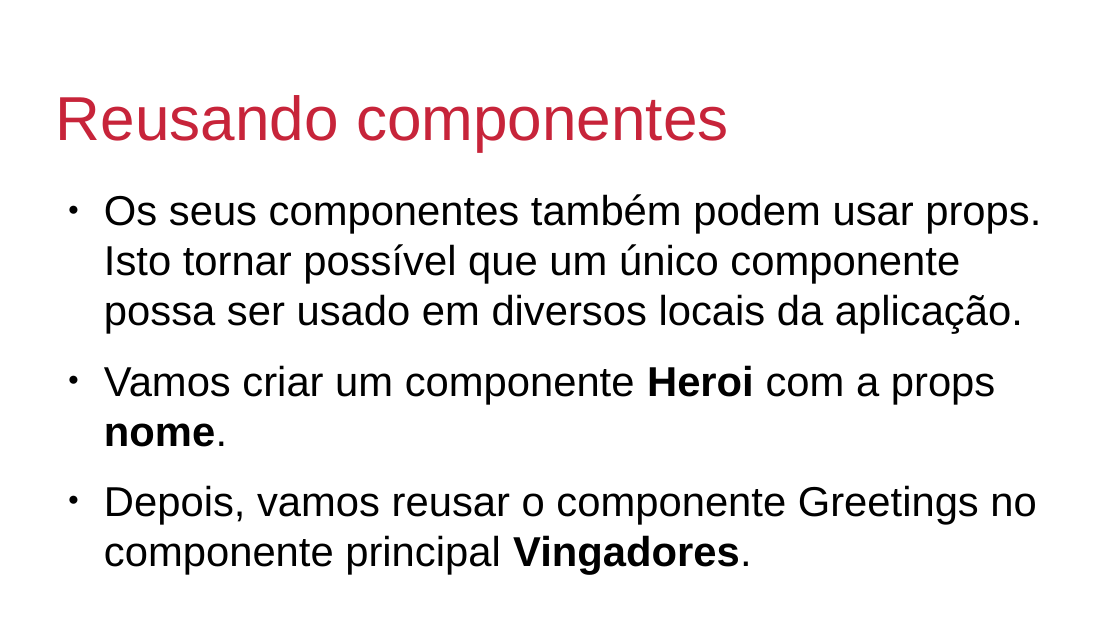
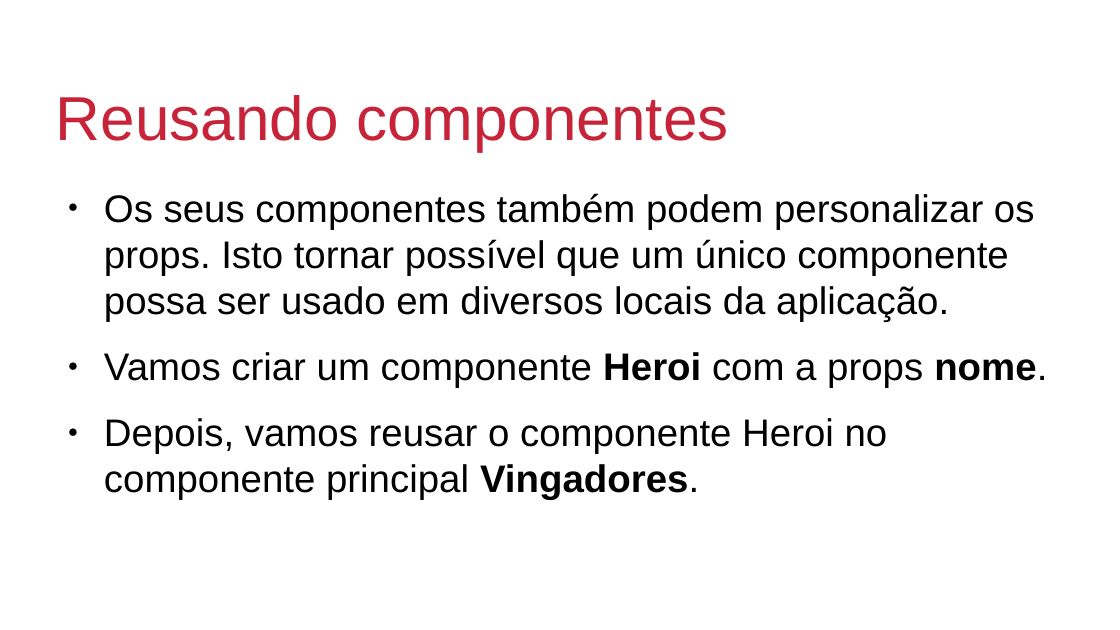
Before and after one commit to johnmagt/PIDM-2019_2, a slide deck: slide 25 of SLIDES/aula01.odp (slide 21 before the commit). Drawn at 1120x630 pixels with LibreOffice and Linux fonts; fonts in the diff are those of the drawing; background and template pictures are left out. Boxes give left, top, right and bottom in pixels: in the first picture for what was removed or moved away, otherwise in the second. Text is boxed around its words. In the diff, an @@ line names an element or a change of style, - is before the commit and + after.

```diff
--- a/SLIDES/aula01.odp
+++ b/SLIDES/aula01.odp
@@ text at <box>104,193,1035,322</box>: text changed; size 29.6 to 27.2 pt @@
-● Os seus componentes também podem usar props. Isto tornar possível que um único componente possa ser usado em diversos locais da aplicação.
+● Os seus componentes também podem personalizar os props. Isto tornar possível que um único componente possa ser usado em diversos locais da aplicação.
@@ text at <box>104,352,1047,388</box>: size 29.6 to 27.2 pt in "Vamos criar um componente Heroi com a ..." @@
@@ text at <box>104,418,888,500</box>: text changed; size 29.6 to 27.2 pt @@
-● Depois, vamos reusar o componente Greetings no componente principal Vingadores.
+● Depois, vamos reusar o componente Heroi no componente principal Vingadores.
```
Also in this commit, not shown: 7 other slides changed, 11 slides added, 1 slide removed, 1 other file.
